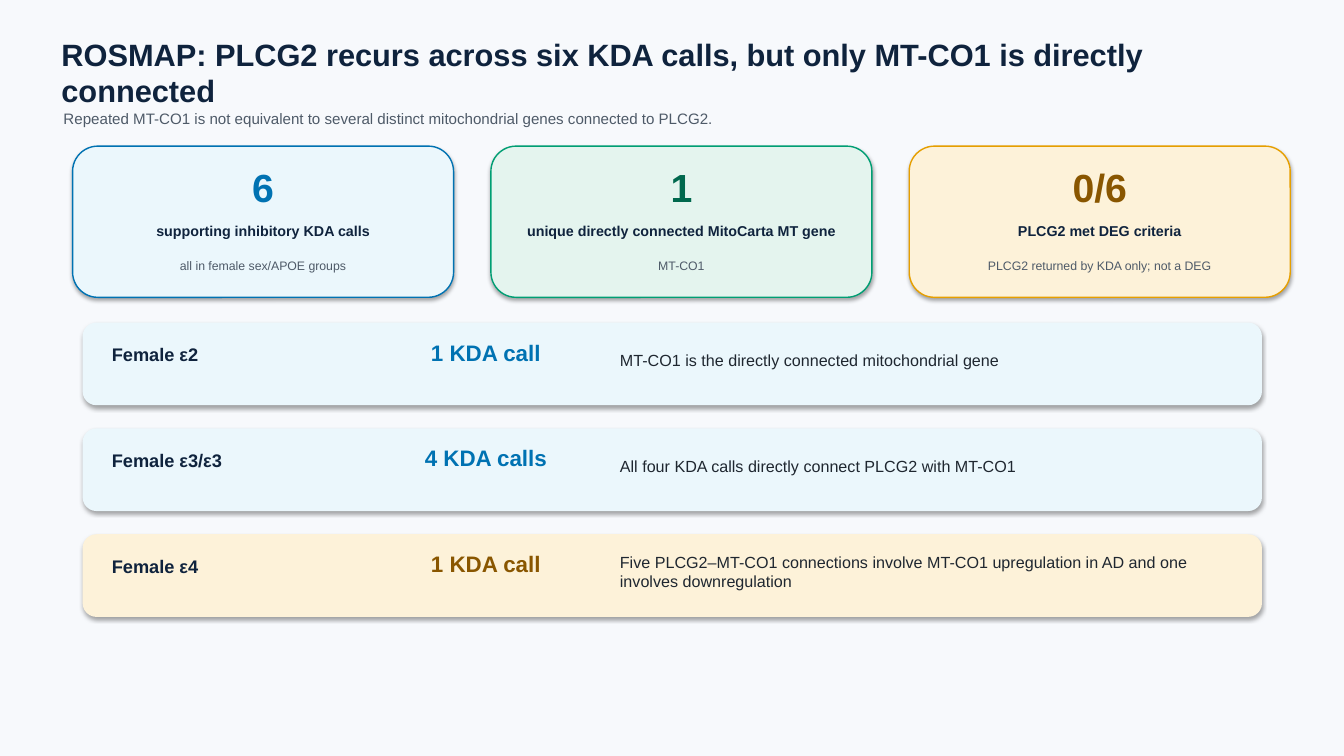
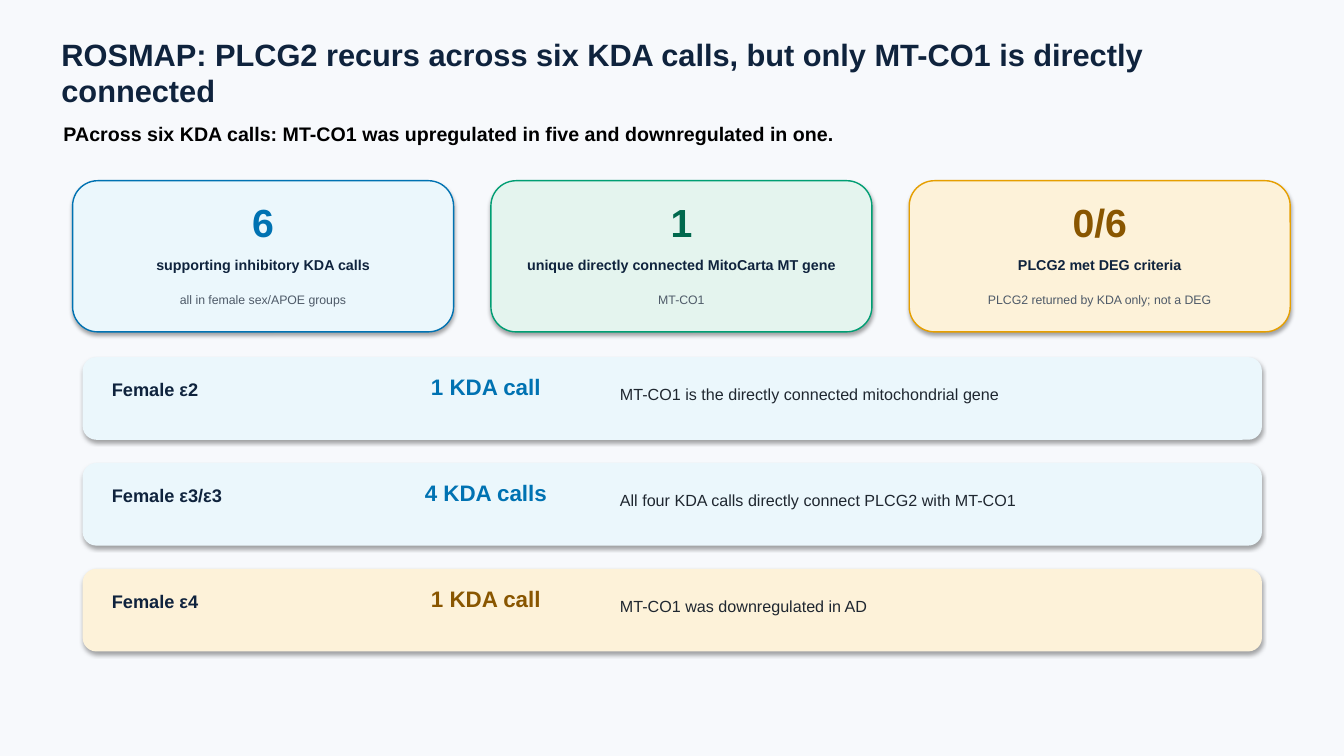
Before and after one commit to ericzhuang2010/alzheimer, a slide deck: slide 139 of docs/presentations/09162026/09162026_sex_apoe_kda_fine_broad.pptx. Drawn at 1344x756 pixels with LibreOffice and Linux fonts; fonts in the diff are those of the drawing. Boxes give left, top, right and bottom in pixels: in the first picture for what was removed or moved away, otherwise in the second. Text is boxed around its words. In the diff, an @@ line names an element or a change of style, - is before the commit and + after.

```diff
--- a/docs/presentations/09162026/09162026_sex_apoe_kda_fine_broad.pptx
+++ b/docs/presentations/09162026/09162026_sex_apoe_kda_fine_broad.pptx
@@ text removed at (63,113,713,127) @@
-Repeated MT-CO1 is not equivalent to several distinct mitochondrial genes connected to PLCG2.
@@ text added at (63,126,833,145), 14 pt, text #000000, bold @@
+PAcross six KDA calls: MT-CO1 was upregulated in five and downregulated in one.
@@ 17 texts, 6 rounded rectangles: place and size @@
-17 texts, 6 rounded rectangles at (73,146,1291,617)
+17 texts, 6 rounded rectangles at (73,180,1291,651)
@@ text at (620,600,867,616): text changed @@
-Five PLCG2–MT-CO1 connections involve MT-CO1 upregulation in AD and one involves downregulation
+MT-CO1 was downregulated in AD
```
Also in this commit, not shown: 33 other slides changed, 4 other files.
